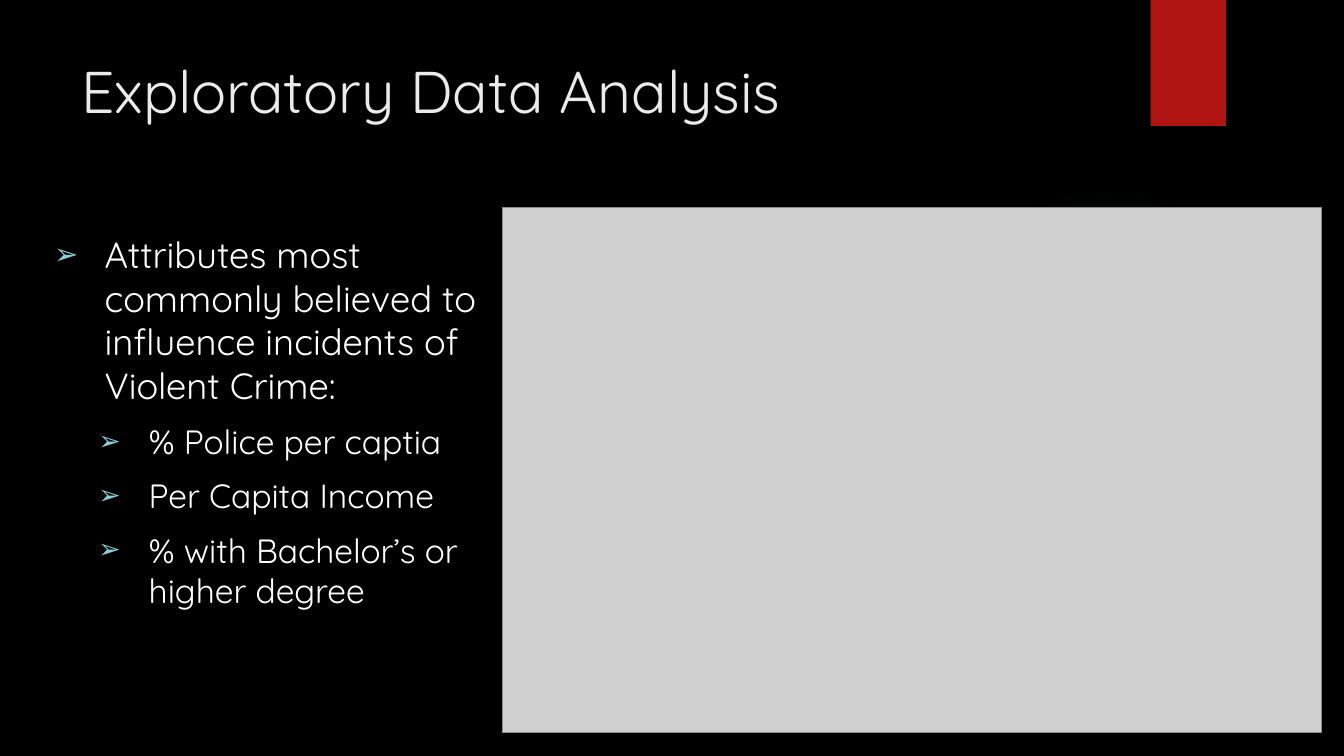
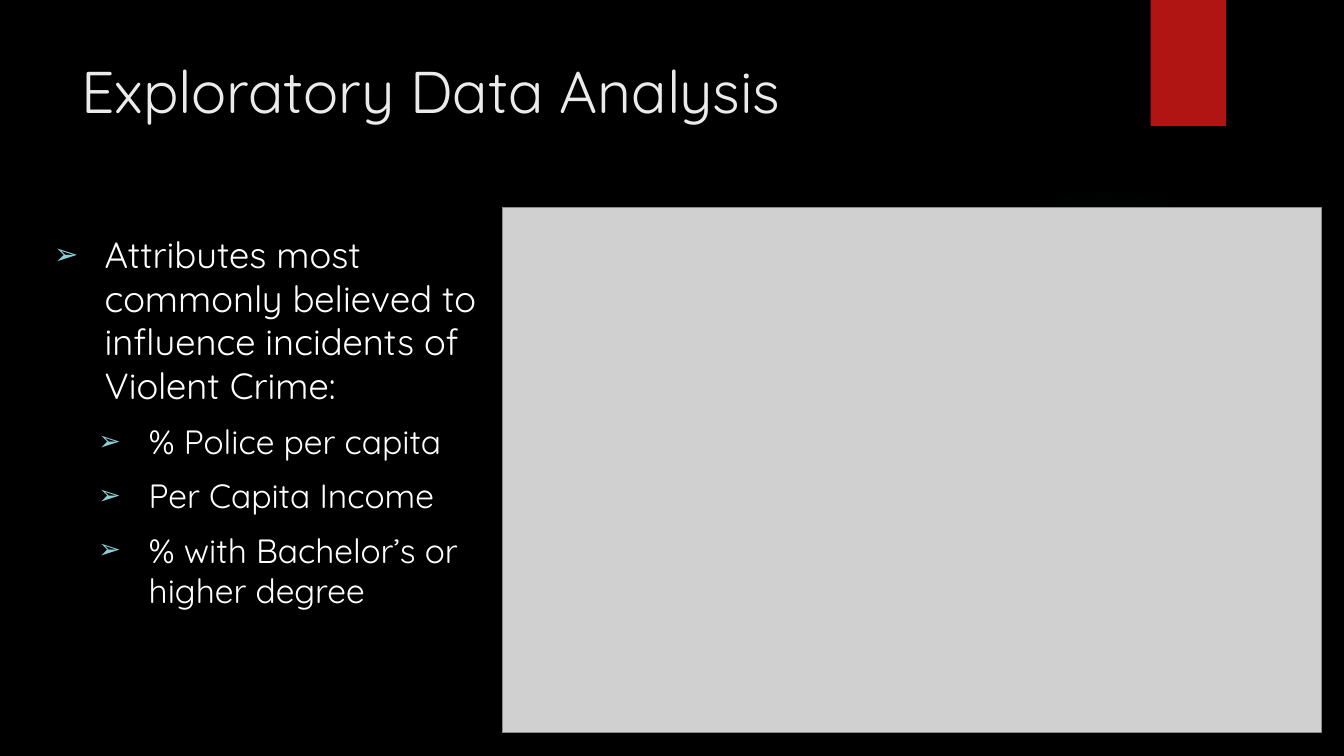
Before and after one commit to Polo08816/DataMining, a slide deck: slide 6 of GroupProject/GroupProject.pptx. Drawn at 1344x756 pixels with LibreOffice and Linux fonts; fonts in the diff are those of the drawing; grey boxes stand for pictures; background and template pictures are left out. Boxes give left, top, right and bottom in pixels: in the first picture for what was removed or moved away, otherwise in the second. Text is boxed around its words. In the diff, an @@ line names an element or a change of style, - is before the commit and + after.

Commit message:
Updating group project.

```diff
--- a/GroupProject/GroupProject.pptx
+++ b/GroupProject/GroupProject.pptx
@@ text at (x1=184, y1=429, x2=442, y2=461): text changed @@
-    ➢ % Police per captia
+    ➢ % Police per capita
```
